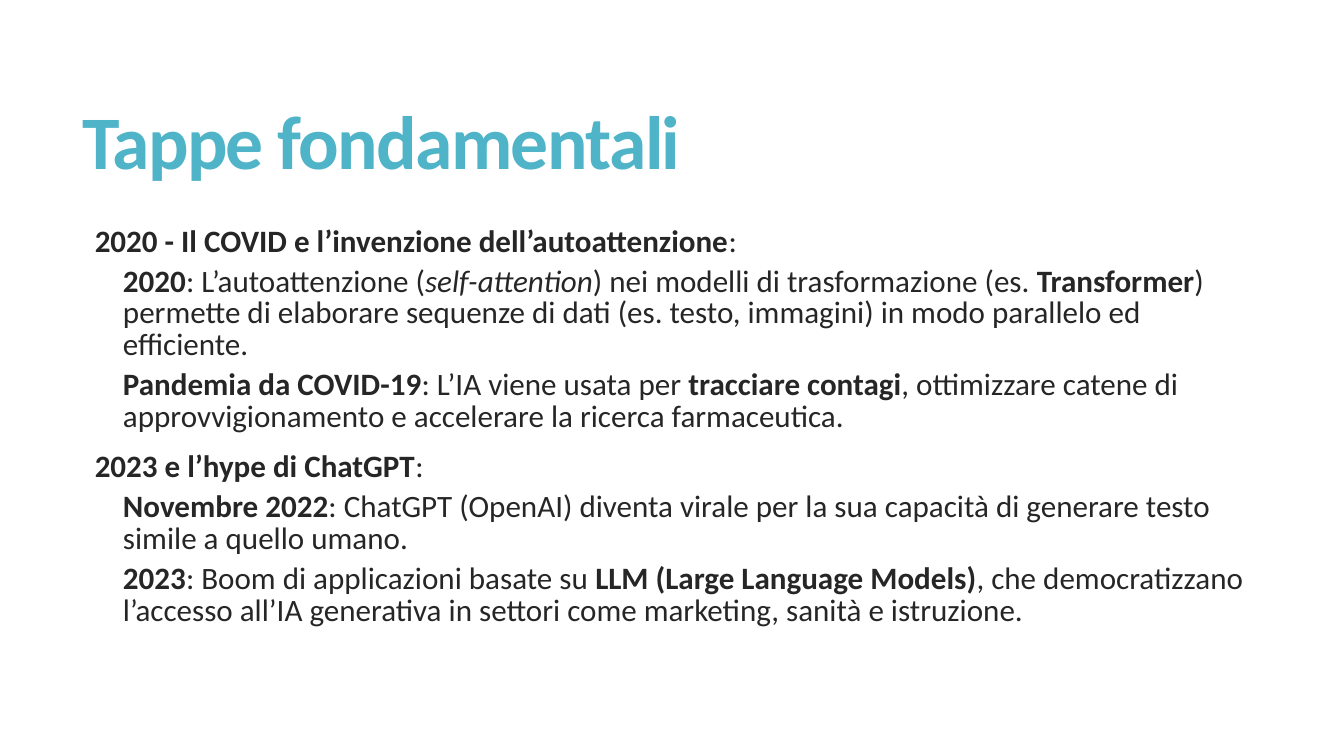
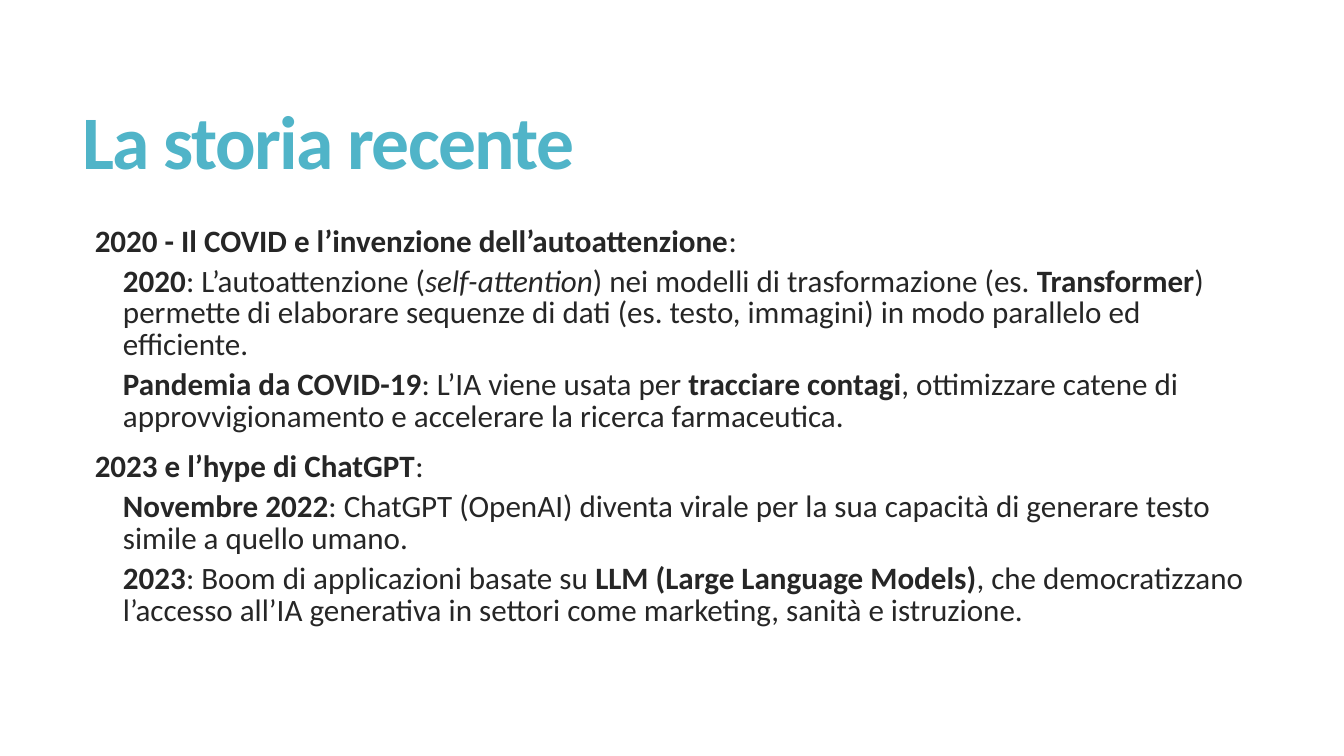
Before and after one commit to misterkilgore/machine_learning_4_pmi, a slide deck: slide 6 of slides/Innovazione con l’IA - Lezione 1.pptx. Drawn at 1344x756 pixels with LibreOffice and Linux fonts; fonts in the diff are those of the drawing. Boxes give left, top, right and bottom in pixels: in the first picture for what was removed or moved away, otherwise in the second. Text is boxed around its words. In the diff, an @@ line names an element or a change of style, - is before the commit and + after.

```diff
--- a/slides/Innovazione con l’IA - Lezione 1.pptx
+++ b/slides/Innovazione con l’IA - Lezione 1.pptx
@@ title at [83, 116, 574, 170]: text changed @@
-Tappe fondamentali
+La storia recente
```
Also in this commit, not shown: 2 other slides changed, 3 slides added, 2 other files.
